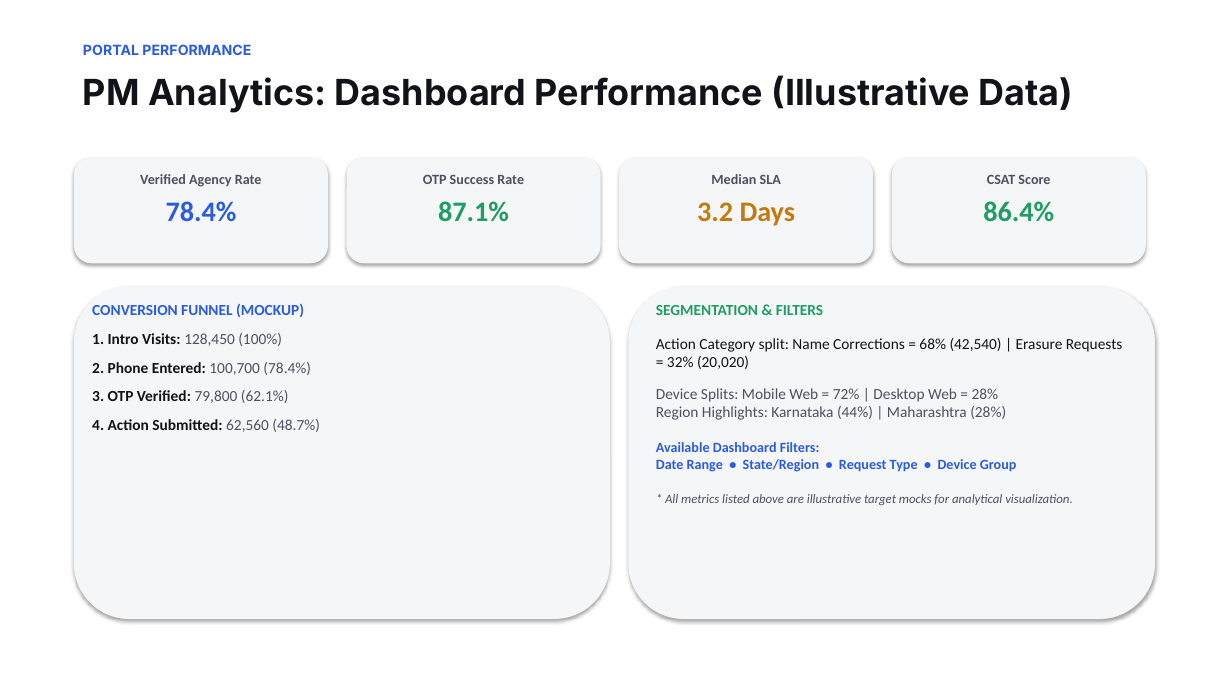
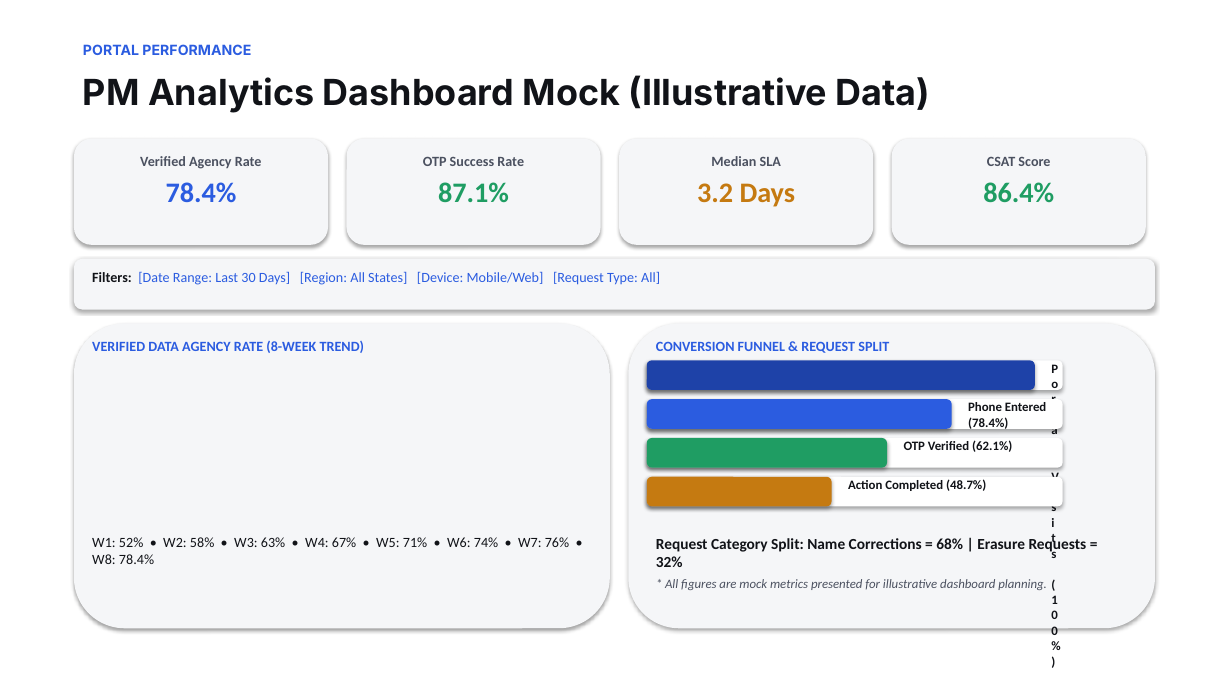
Before and after one commit to srikar2908/identity-rights-center, a slide deck: slide 8 of Truecaller_Identity_Rights_Center_Product_Thinking_Deck.pptx. Drawn at 1232x693 pixels with LibreOffice and Linux fonts; fonts in the diff are those of the drawing. Boxes give left, top, right and bottom in pixels: in the first picture for what was removed or moved away, otherwise in the second. Text is boxed around its words. In the diff, an @@ line names an element or a change of style, - is before the commit and + after.

Commit message:
update: visual analytics, legal framing, rollout gates, and trade-offs

```diff
--- a/Truecaller_Identity_Rights_Center_Product_Thinking_Deck.pptx
+++ b/Truecaller_Identity_Rights_Center_Product_Thinking_Deck.pptx
@@ text at (83,75,930,112): text changed @@
-PM Analytics: Dashboard Performance (Illustrative Data)
+PM Analytics Dashboard Mock (Illustrative Data)
@@ 4 texts, 4 rounded rectangles: place and size @@
-4 texts, 4 rounded rectangles at (74,157,1146,263)
+4 texts, 4 rounded rectangles at (74,139,1146,245)
@@ rounded rectangle: place and size @@
-rounded rectangle at (74,287,610,619)
+rounded rectangle at (74,259,1155,310)
@@ text added at (92,271,660,285), 11 pt, text #2B5CE0 @@
+Filters: [Date Range: Last 30 Days] [Region: All States] [Device: Mobile/Web] [Request Type: All]
@@ rounded rectangle: place and size @@
-rounded rectangle at (628,287,1155,619)
+rounded rectangle at (74,323,610,628)
@@ text removed at (92,304,320,432) @@
-CONVERSION FUNNEL (MOCKUP)
-1. Intro Visits: 128,450 (100%)
-2. Phone Entered: 100,700 (78.4%)
-3. OTP Verified: 79,800 (62.1%)
-4. Action Submitted: 62,560 (48.7%)
@@ rounded rectangle added at (628,323,1155,628), fill #F5F6F8 @@
@@ text added at (92,341,569,564), 11 pt, text #111318 @@
+VERIFIED DATA AGENCY RATE (8-WEEK TREND)
+W1: 52% • W2: 58% • W3: 63% • W4: 67% • W5: 71% • W6: 74% • W7: 76% • W8: 78.4%
@@ text at (656,341,1087,590): text changed; size 12 to 10 pt; bold on @@
-SEGMENTATION & FILTERS
-Action Category split: Name Corrections = 68% (42,540) | Erasure Requests = 32% (20,020)
-Device Splits: Mobile Web = 72% | Desktop Web = 28%
-Region Highlights: Karnataka (44%) | Maharashtra (28%)
-Available Dashboard Filters:
-Date Range • State/Region • Request Type • Device Group
-* All metrics listed above are illustrative target mocks for analytical visualization.
+CONVERSION FUNNEL & REQUEST SPLIT
+Request Category Split: Name Corrections = 68% | Erasure Requests = 32%
+* All figures are mock metrics presented for illustrative dashboard planning.
@@ text added at (1043,356,1061,385), 10 pt, text #111318, bold @@
+Portal Visits (100%)
@@ rounded rectangle added at (647,360,1063,390), fill #FFFFFF @@
@@ rounded rectangle added at (647,360,1035,390), fill #1E42A8 @@
@@ rounded rectangle added at (647,399,1063,429), fill #FFFFFF @@
@@ rounded rectangle added at (647,399,952,429), fill #2B5CE0 @@
@@ text added at (968,402,1046,431), 10 pt, text #111318, bold @@
+Phone Entered (78.4%)
@@ rounded rectangle added at (647,438,1063,468), fill #FFFFFF @@
@@ rounded rectangle added at (647,438,887,468), fill #1F9D63 @@
@@ text added at (904,440,1012,452), 10 pt, text #111318, bold @@
+OTP Verified (62.1%)
@@ rounded rectangle added at (647,477,1063,506), fill #FFFFFF @@
@@ rounded rectangle added at (647,477,832,506), fill #C57A11 @@
@@ text added at (848,479,986,491), 10 pt, text #111318, bold @@
+Action Completed (48.7%)
```
Also in this commit, not shown: 6 other slides changed.
